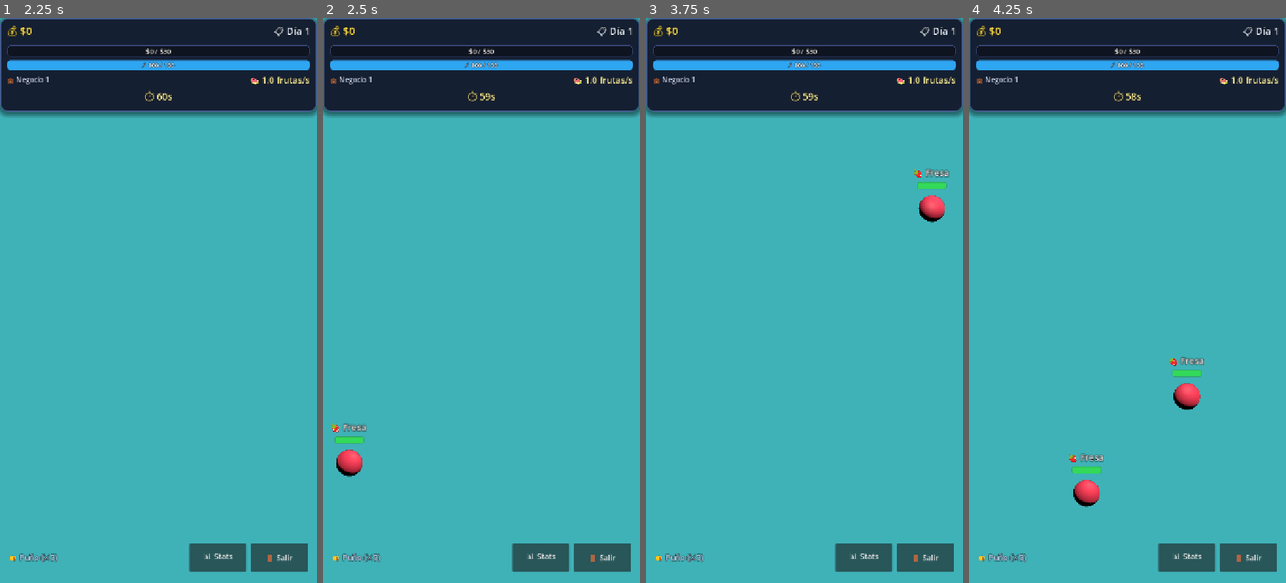
Above: before the commit, frames 1-4 (left to right).
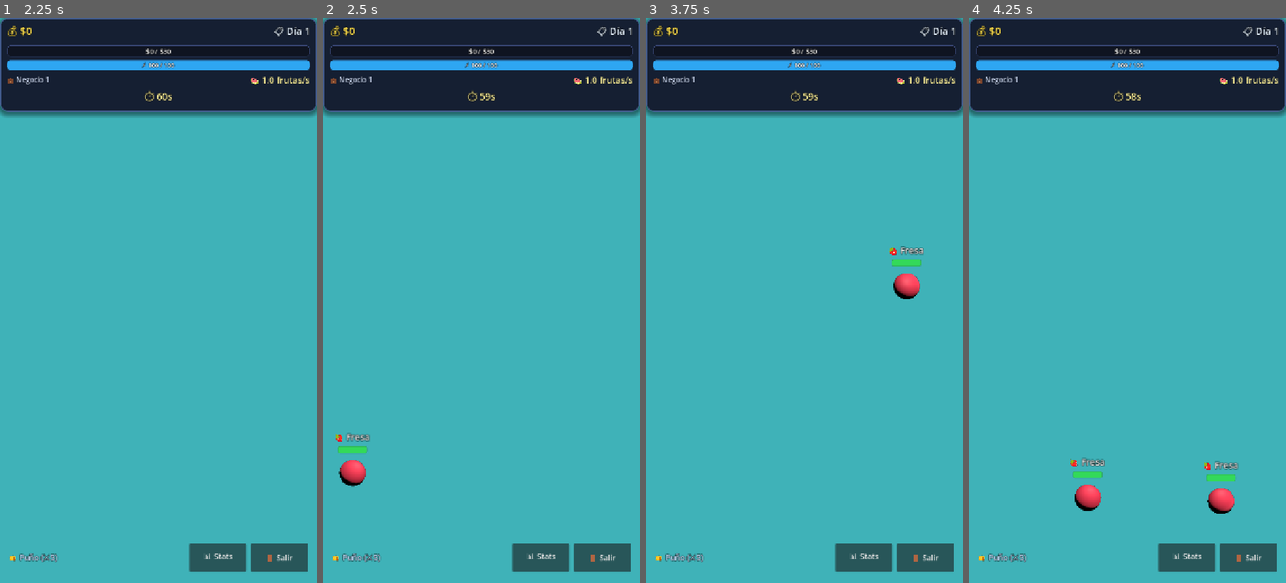
Above: after the commit, the same moments.

Repository: JvWyatt/CrazyFruit
Game: Godot game, scene res://scenes/Main.tscn
Two runs of this game, one before a commit and one after it. Both use one fixed random seed, a clock stepped at 60 frames per second and the inputs below.
Inputs:
- Up to frame 1 (2.25 s): click "⚔️ JUGAR" at 0.5 s; click "📊 Stats" at 1.25 s; click "✖" at 2 s
- Up to frame 2 (2.5 s): no input
- Up to frame 3 (3.75 s): click "📊 Stats" at 2.75 s; click "CERRAR" at 3.5 s
- Up to frame 4 (4.25 s): no input

Frame 1 is identical in both runs. In frame 2, 0.8% of the frame differs, in the area x 2-15%, y 71-83%; in frame 3, 1.1%; in frame 4, 1.7%, in the area x 31-86%, y 60-88%.

Commit message:
tweak: lanzamiento 1000-2000 y APK CrazyFruit_0.003v

Diff:
--- a/scripts/game/FruitSpawner.gd
+++ b/scripts/game/FruitSpawner.gd
@@ -26,7 +26,7 @@
 # se pierden por el borde superior y vuelven a caer. La gravedad y el punto de
 # desaparición viven en Ballistic.gd.
 const LAUNCH_SPEED_MIN: float = 1000.0
-const LAUNCH_SPEED_MAX: float = 2200.0
+const LAUNCH_SPEED_MAX: float = 2000.0
 const LAUNCH_ANGLE_MAX_DEG: float = 20.0
 
 var active_fruits: Array[Fruit] = []
Not shown, changed: export_presets.cfg
